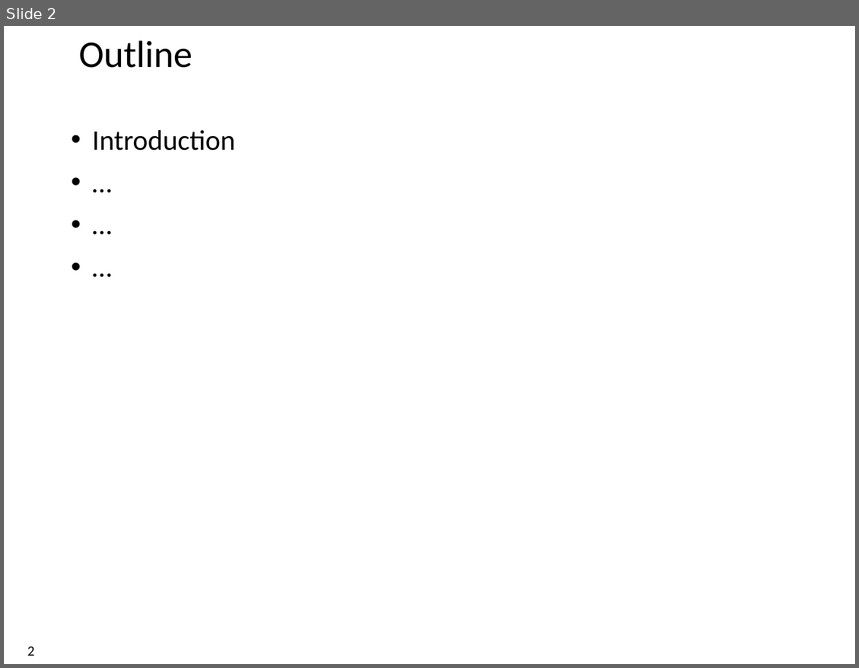
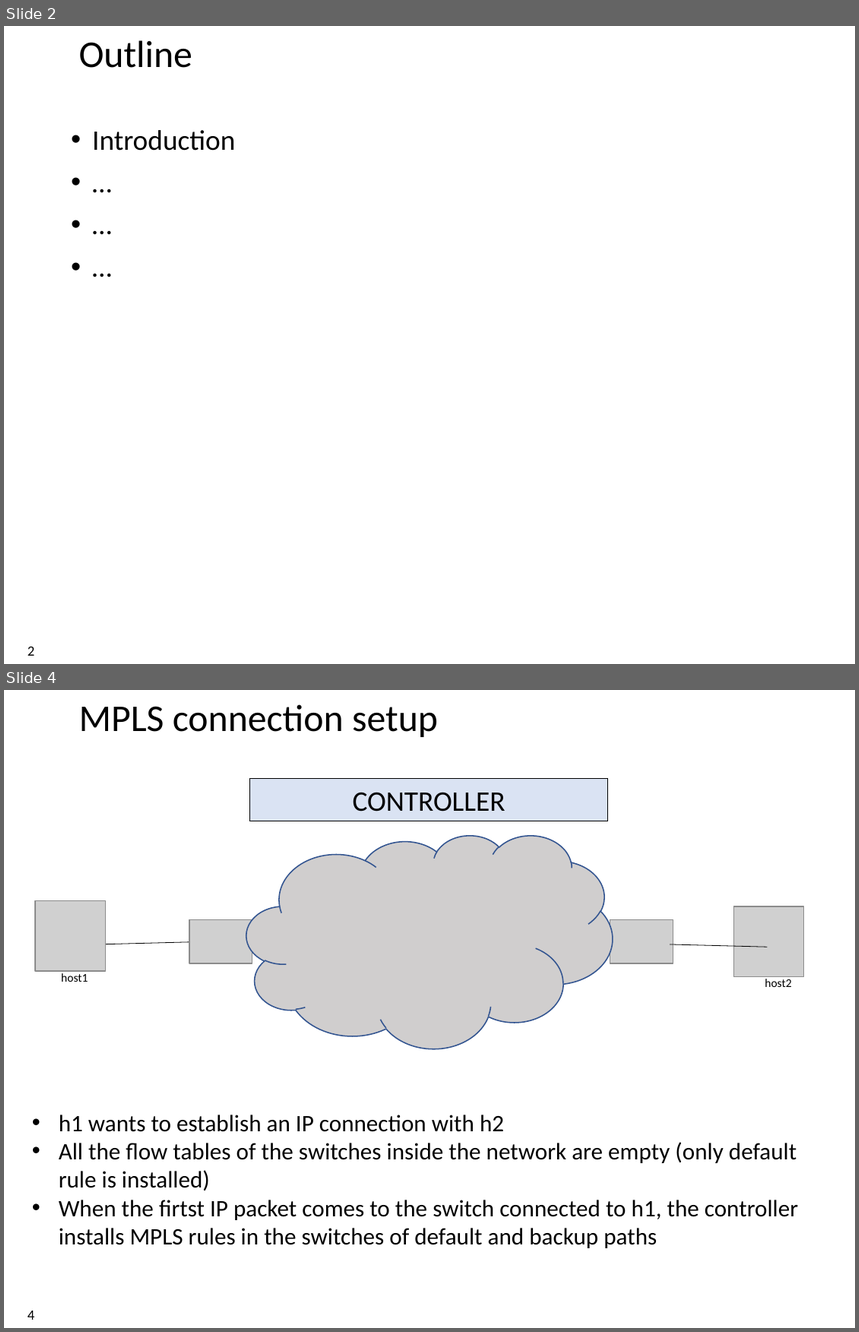
Before and after one commit to xdl907/switching-and-routing-project, a slide deck: template_project_exam__1_.pptx. Shown one above the other, each under a label of ours: slide 2 before the commit, slides 2 and 4 after it; the slides between them are not shown. The pictures are 859x668 and 859x1332 pixels, drawn with LibreOffice and Linux fonts; fonts in the diff are those of the drawing; grey boxes stand for pictures; background and template pictures are left out. Boxes give left, top, right and bottom in pixels: in the first picture for what was removed or moved away, otherwise in the second. Text is boxed around its words. In the diff, an @@ line names an element or a change of style, - is before the commit and + after.

```diff
--- a/template_project_exam__1_.pptx
+++ b/template_project_exam__1_.pptx
@@ slide 4 added at bbox=[4, 690, 855, 1328], background #FFFFFF @@
@@ title added at bbox=[79, 704, 438, 737], 32 pt, text #000000 @@
+MPLS connection setup
@@ rectangle added at bbox=[250, 778, 608, 821], fill #DAE3F3, outline #000000 0.75 pt, 24 pt, text #000000 @@
+CONTROLLER
@@ cloud added at bbox=[246, 834, 613, 1049], fill #D0CECE, outline #325491 1 pt @@
@@ picture added at bbox=[35, 901, 106, 972] @@
@@ picture added at bbox=[734, 907, 804, 978] @@
@@ picture added at bbox=[189, 920, 253, 964] @@
@@ picture added at bbox=[610, 920, 673, 964] @@
@@ line added from (97, 945) to (203, 942), #000000 0.5 pt @@
@@ line added from (670, 945) to (768, 947), #000000 0.5 pt @@
@@ text added at bbox=[61, 973, 88, 982], 10 pt, text #000000 @@
+host1
@@ text added at bbox=[765, 977, 791, 987], 10 pt, text #000000 @@
+host2
@@ text added at bbox=[59, 1115, 798, 1249], 20 pt, text #000000 @@
+• h1 wants to establish an IP connection with h2
+• All the flow tables of the switches inside the network are empty (only default rule is installed)
+• When the firtst IP packet comes to the switch connected to h1, the controller installs MPLS rules in the switches of default and backup paths
@@ page number added at bbox=[28, 1311, 34, 1320], 12 pt, text #000000 @@
+4
```
Also in this commit, not shown: 2 slides changed, 4 other slides added.
